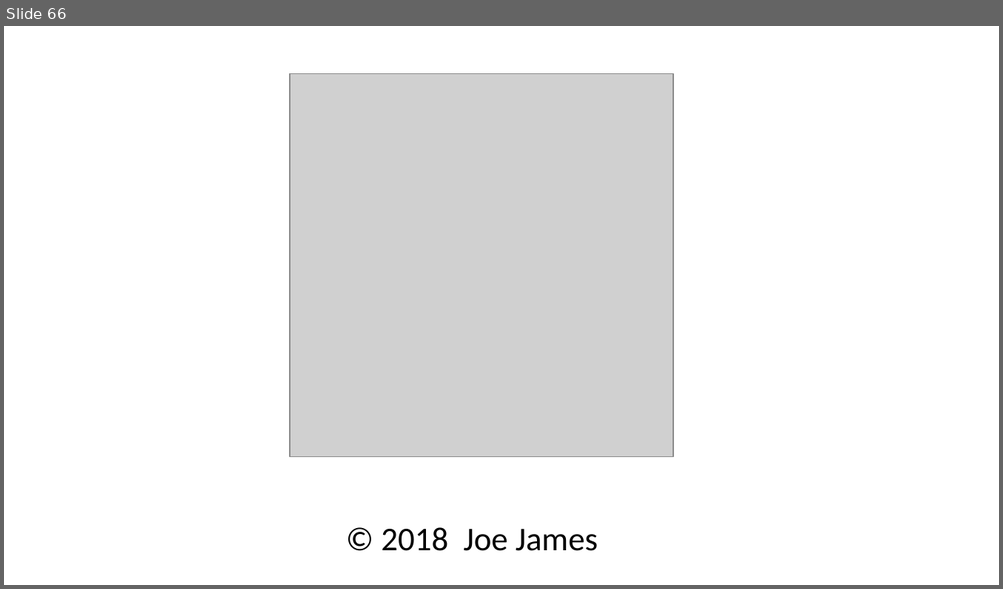
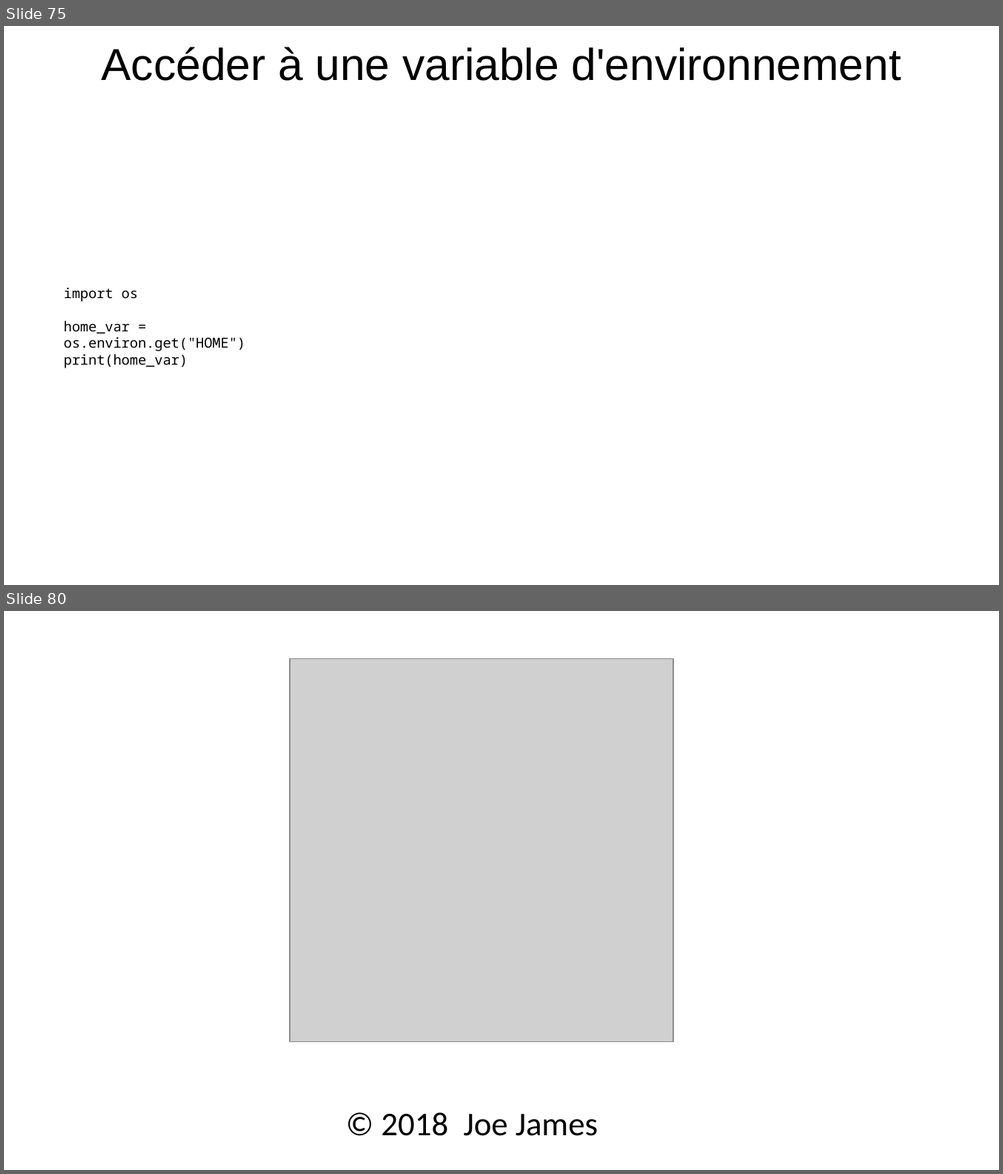
Before and after one commit to julienPalleau/Udemy, a slide deck: PythonParLaPratique 101 exercices/Python in 90 minutes [Enregistrement automatique].pptx. Shown one above the other, each under a label of ours: slide 66 before the commit, slides 75 and 80 after it; the slides between them are not shown. The pictures are 1003x589 and 1003x1174 pixels, drawn with LibreOffice and Linux fonts; fonts in the diff are those of the drawing; grey boxes stand for pictures. Boxes give left, top, right and bottom in pixels: in the first picture for what was removed or moved away, otherwise in the second. Text is boxed around its words. In the diff, an @@ line names an element or a change of style, - is before the commit and + after.

```diff
--- a/PythonParLaPratique 101 exercices/Python in 90 minutes [Enregistrement automatique].pptx
+++ b/PythonParLaPratique 101 exercices/Python in 90 minutes [Enregistrement automatique].pptx
@@ slide 75 added at box(4, 26, 999, 585), background #FFFFFF @@
@@ title added at box(102, 47, 901, 81), 32.4 pt, text #000000 @@
+Accéder à une variable d'environnement
@@ text added at box(64, 288, 246, 369), 10 pt, text #000000 @@
+import os
+home_var = os.environ.get("HOME")
+print(home_var)
@@ what was slide 66 is now slide 80 @@
```
Also in this commit, not shown: 13 other slides added.
